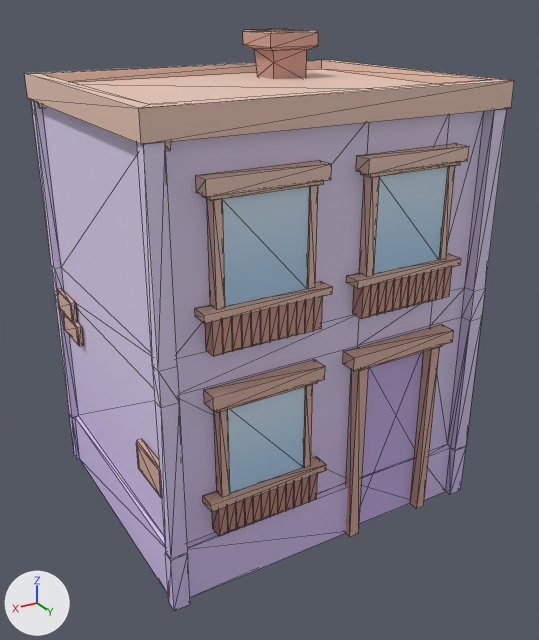
Renders of the glTF model assets/3D/houses/Gebäude_10.glb from each side of a commit.
The view is the same before and after, from a camera (50 mm lens) standing at (3.87, 6.67, 5.34) and looking at (0.0, 0.22, 2.11). The axes (+X, +Y, +Z) are drawn at lower left. The lights are the same throughout. Mesh edges are drawn as thin lines. Vertices at the same position are counted once.
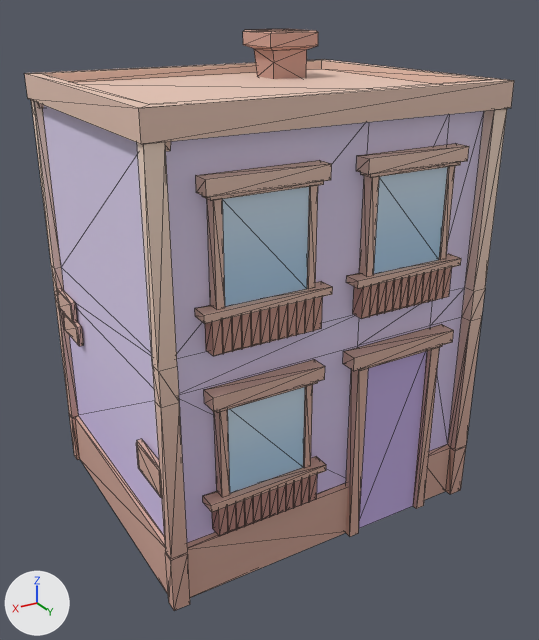
Commit message: Gebäude 10 reimport

Location of each change, (x1, y1, x2, y2) in pixels of the pictures (539 x 640 px; the box of a moved part takes in the faces that stretch with it):
part 1 of me_box_424, moved or reshaped
    both: (346, 350, 431, 536)
part 2 of me_box_424, surface changed
    both: (31, 100, 507, 611)

The edits, one by one:
me_box_424 is used by ob_box_446; location (0.0, 0.0, 0.0).
me_box_424 had 763 vertices, 1306 faces and spanned x -1.87..1.87, y -1.56..1.6, z 0.0..5.02.
me_box_424 now has 762 vertices, 1306 faces and spans x -1.87..1.87, y -1.56..1.6, z 0.0..5.02.
Part 1, on me_box_424:
2 vertices are removed from x -0.34..-0.22, y 1.42, z 2.02.
9 faces are deleted.
3 vertices in x -1.16..-0.34, y 1.42, z 0.0..2.02 move by (0.0, 0.06, 0.0).
1 vertex is added at (-0.34, 1.48, 2.02).
9 new faces join them.
me_box_424 part 2: 222 kept faces spanning x -1.85..1.85, y -1.54..1.54, z 0.0..4.38 get new texture (UV) coordinates.
